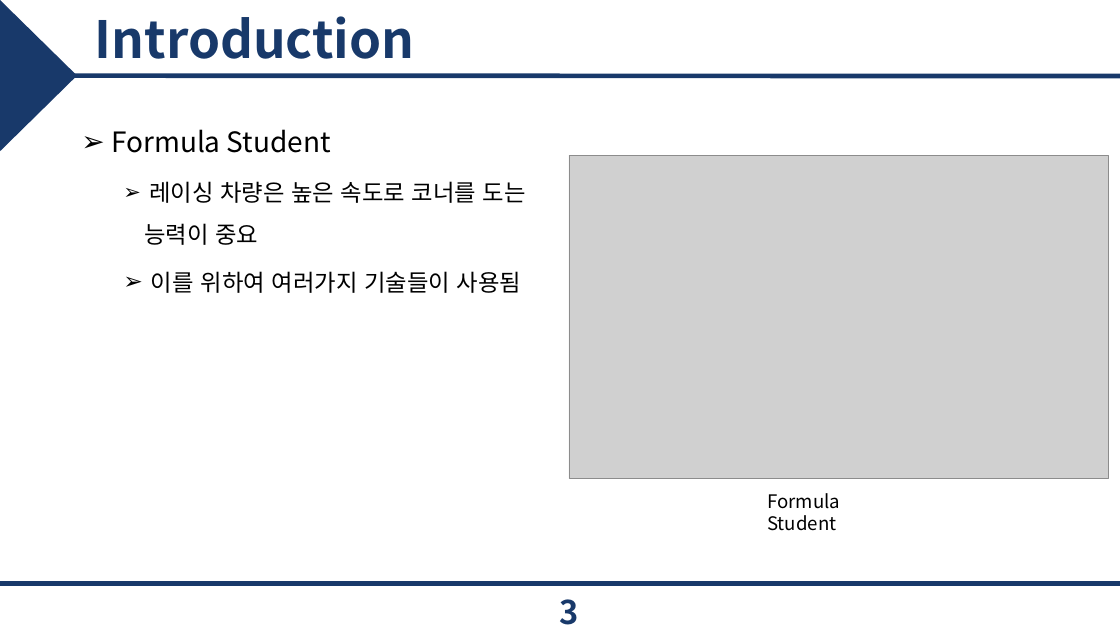
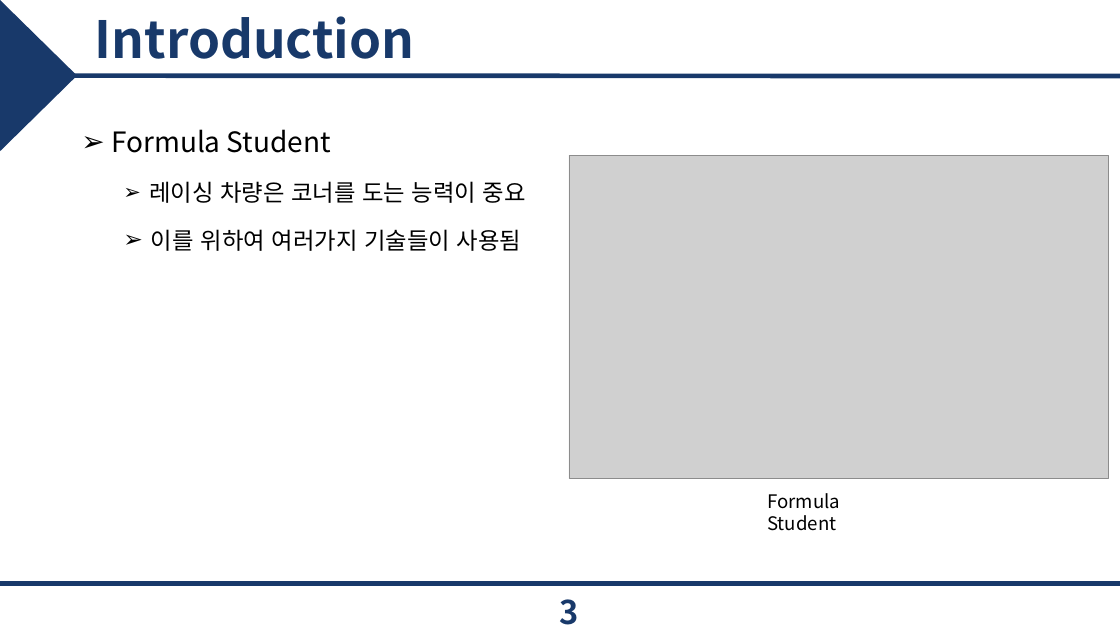
Before and after one commit to epoxx-arch/Torque_vectoringthesis, a slide deck: slide 3 of 졸업 논문/JCCI 발표.pptx. Drawn at 1120x630 pixels with LibreOffice and Linux fonts; fonts in the diff are those of the drawing; grey boxes stand for pictures; background and template pictures are left out. Boxes give left, top, right and bottom in pixels: in the first picture for what was removed or moved away, otherwise in the second. Text is boxed around its words. In the diff, an @@ line names an element or a change of style, - is before the commit and + after.

```diff
--- a/졸업 논문/JCCI 발표.pptx
+++ b/졸업 논문/JCCI 발표.pptx
@@ text at bbox=[149, 181, 526, 203]: text changed @@
-  ➢ 레이싱 차량은 높은 속도로 코너를 도는 능력이 중요
+  ➢ 레이싱 차량은 코너를 도는 능력이 중요
```
Also in this commit, not shown: 3 other slides changed, 1 slide added, 1 slide removed, 1 other file.
